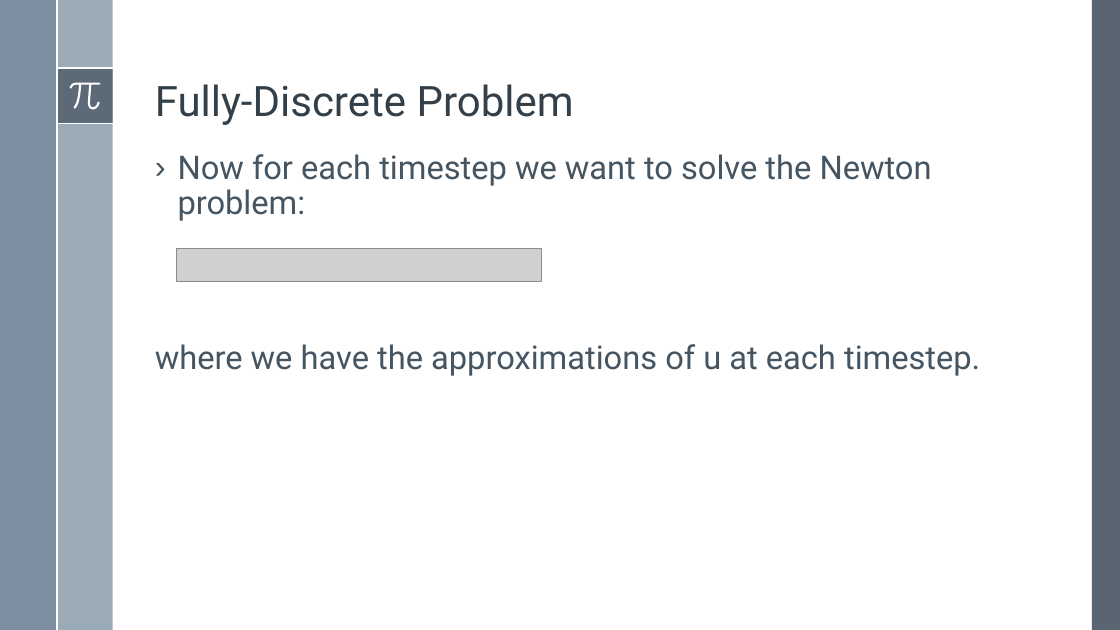
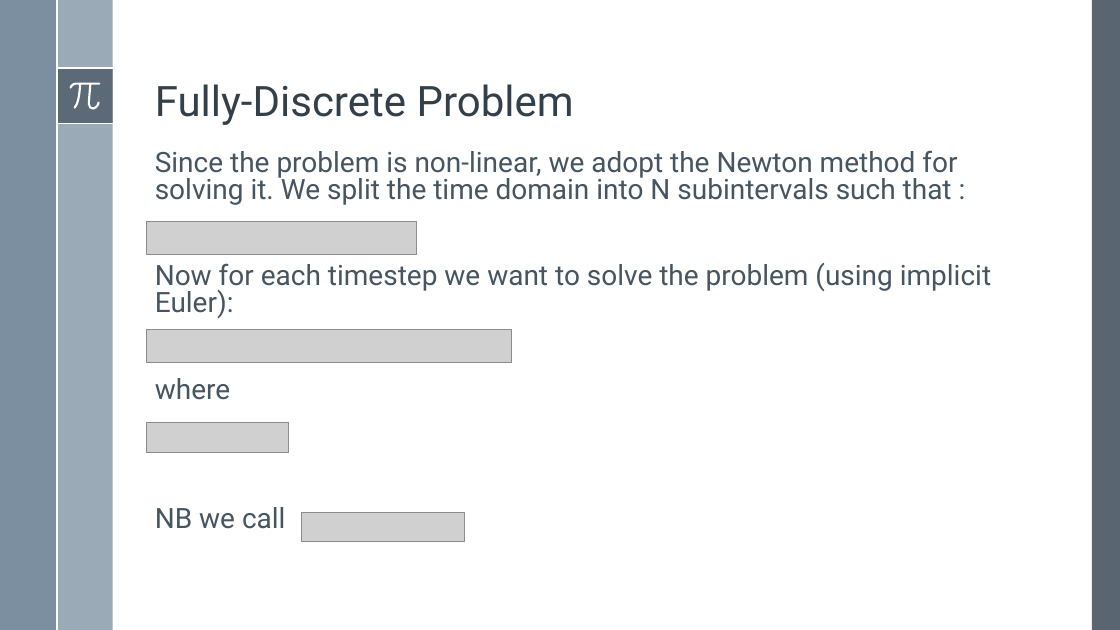
Before and after one commit to simone-fdr/navier-stokes, a slide deck: slide 8 of Presentatione_NMPDE_Navier_Stokes_temp.pptx. Drawn at 1120x630 pixels with LibreOffice and Linux fonts; fonts in the diff are those of the drawing; grey boxes stand for pictures. Boxes give left, top, right and bottom in pixels: in the first picture for what was removed or moved away, otherwise in the second. Text is boxed around its words. In the diff, an @@ line names an element or a change of style, - is before the commit and + after.

Commit message:
update presentation

```diff
--- a/Presentatione_NMPDE_Navier_Stokes_temp.pptx
+++ b/Presentatione_NMPDE_Navier_Stokes_temp.pptx
@@ text at [155,150,991,529]: text changed; size 28 to 24 pt @@
-› Now for each timestep we want to solve the Newton problem:
-where we have the approximations of u at each timestep.
+Since the problem is non-linear, we adopt the Newton method for solving it. We split the time domain into N subintervals such that :
+Now for each timestep we want to solve the problem (using implicit Euler):
+where
+NB we call
@@ picture added at [146,221,416,254] @@
@@ picture: place and size @@
-picture at [176,249,542,281]
+picture at [146,329,512,362]
@@ picture added at [146,423,288,453] @@
@@ picture added at [302,513,465,541] @@
```
Also in this commit, not shown: 4 other slides changed, 2 slides added, 1 slide removed.
